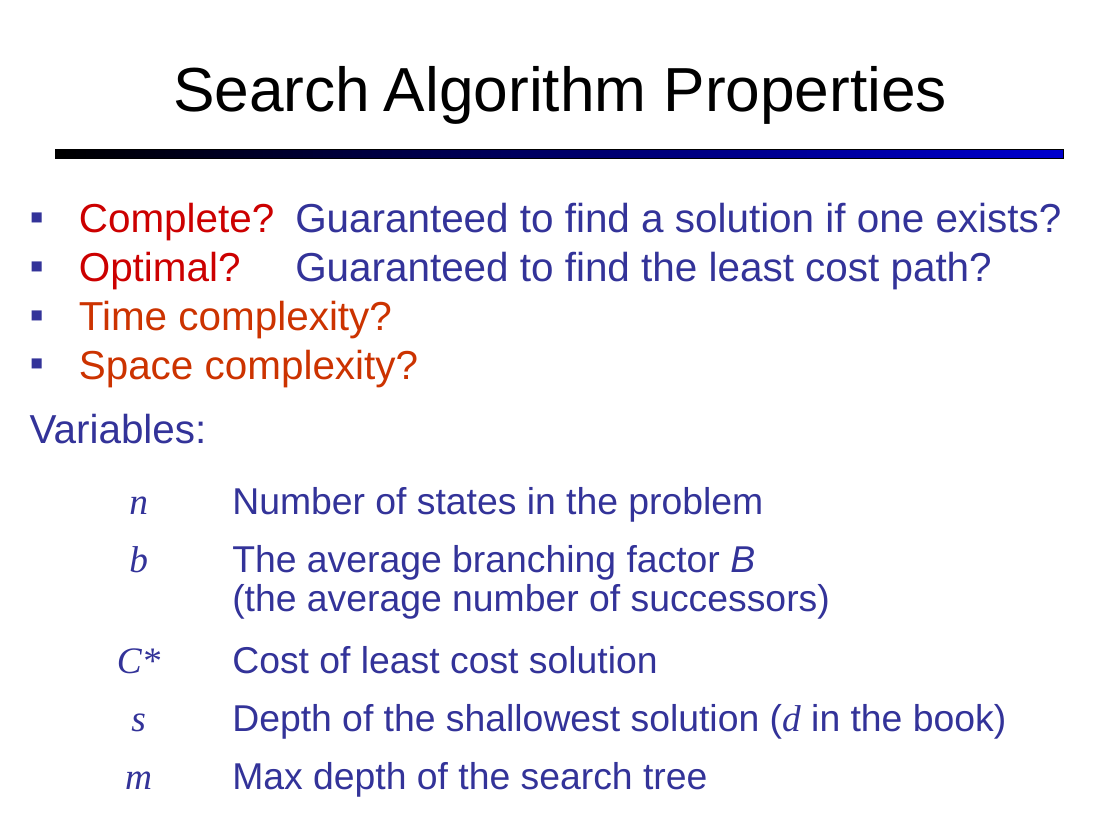
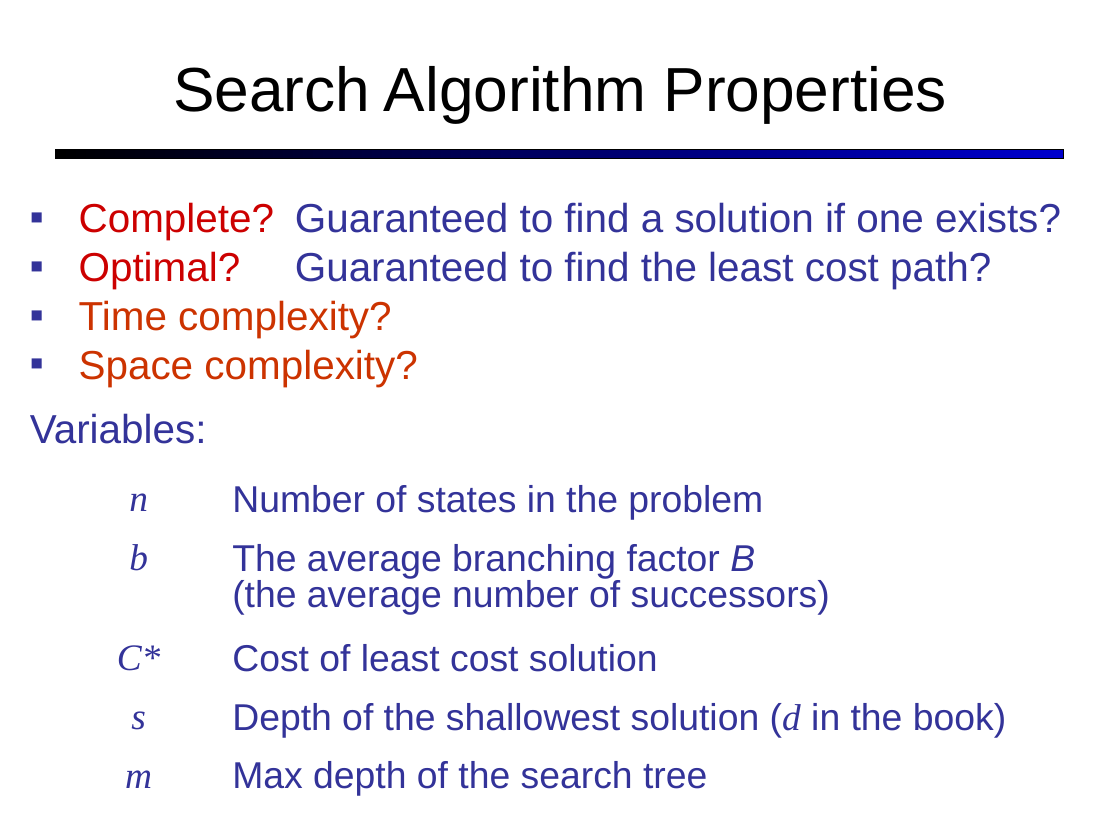
Before and after one commit to ProfessorX/CIS604, a slide deck: slide 28 of Notes/search_uninformed.ppt. Drawn at 1120x840 pixels with LibreOffice and Linux fonts; fonts in the diff are those of the drawing. Boxes give left, top, right and bottom in pixels: in the first picture for what was removed or moved away, otherwise in the second. Text is boxed around its words. In the diff, an @@ line names an element or a change of style, - is before the commit and + after.

```diff
--- a/Notes/search_uninformed.ppt
+++ b/Notes/search_uninformed.ppt
@@ table at box(56, 478, 1074, 813) @@
@@ line spacing 0.93 to 0.86 @@
@@ line spacing 0.93 to 0.87 @@
```
Also in this commit, not shown: 22 other slides changed, 6 other files.
